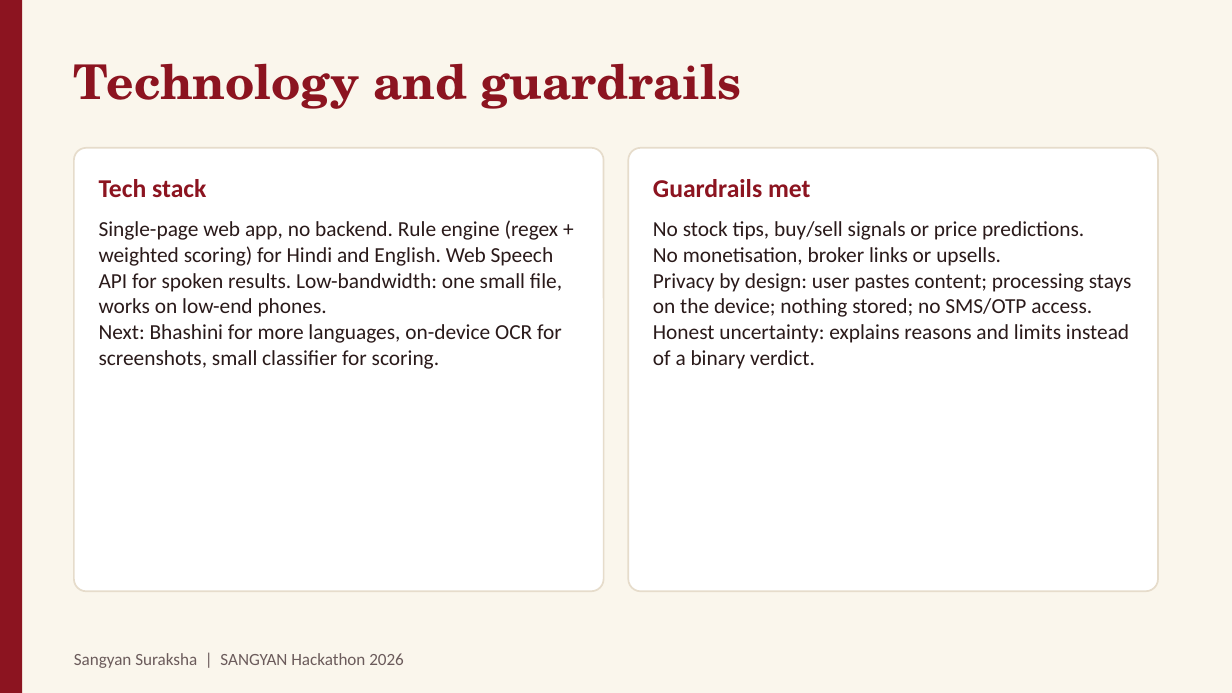
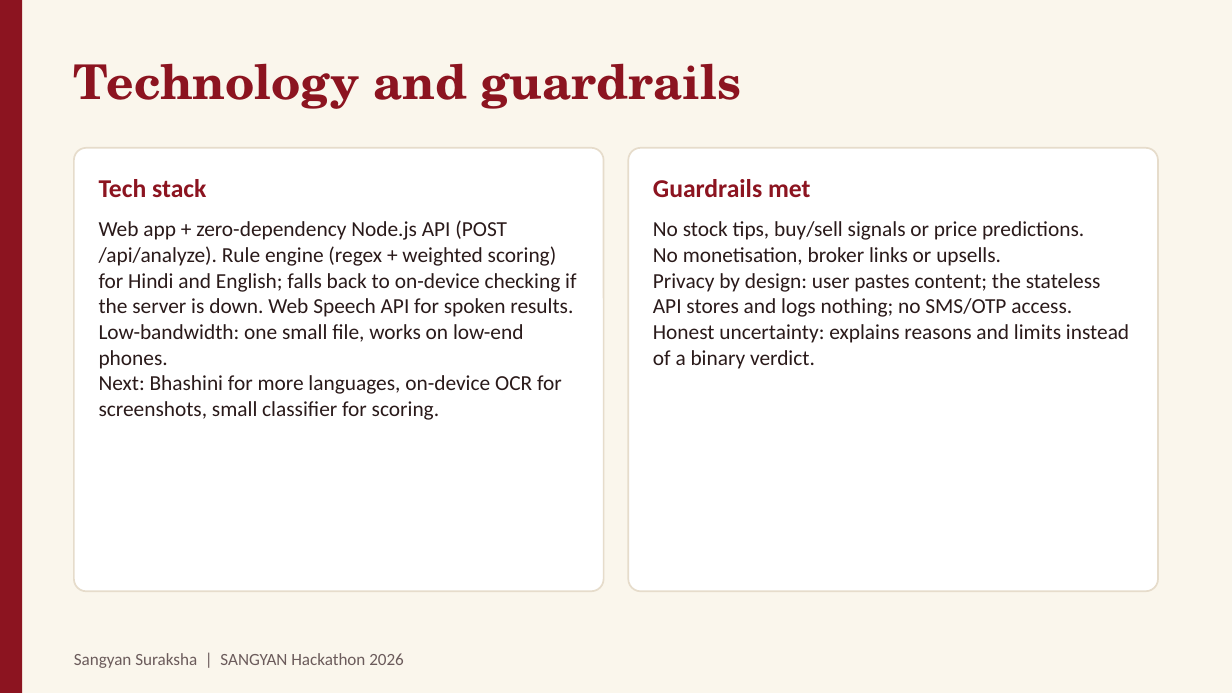
Before and after one commit to anuragtiwari-ux/Sangyan-Suraksha, a slide deck: slide 5 of Sangyan_Suraksha_Deck.pptx. Drawn at 1232x693 pixels with LibreOffice and Linux fonts; fonts in the diff are those of the drawing. Boxes give left, top, right and bottom in pixels: in the first picture for what was removed or moved away, otherwise in the second. Text is boxed around its words. In the diff, an @@ line names an element or a change of style, - is before the commit and + after.

```diff
--- a/Sangyan_Suraksha_Deck.pptx
+++ b/Sangyan_Suraksha_Deck.pptx
@@ text at [99,220,576,369]: text changed @@
-Single-page web app, no backend. Rule engine (regex + weighted scoring) for Hindi and English. Web Speech API for spoken results. Low-bandwidth: one small file, works on low-end phones.
+Web app + zero-dependency Node.js API (POST /api/analyze). Rule engine (regex + weighted scoring) for Hindi and English; falls back to on-device checking if the server is down. Web Speech API for spoken results. Low-bandwidth: one small file, works on low-end phones.
@@ text at [653,273,1101,317]: text changed @@
-Privacy by design: user pastes content; processing stays on the device; nothing stored; no SMS/OTP access.
+Privacy by design: user pastes content; the stateless API stores and logs nothing; no SMS/OTP access.
```
Also in this commit, not shown: 3 other slides changed, 8 other files.
